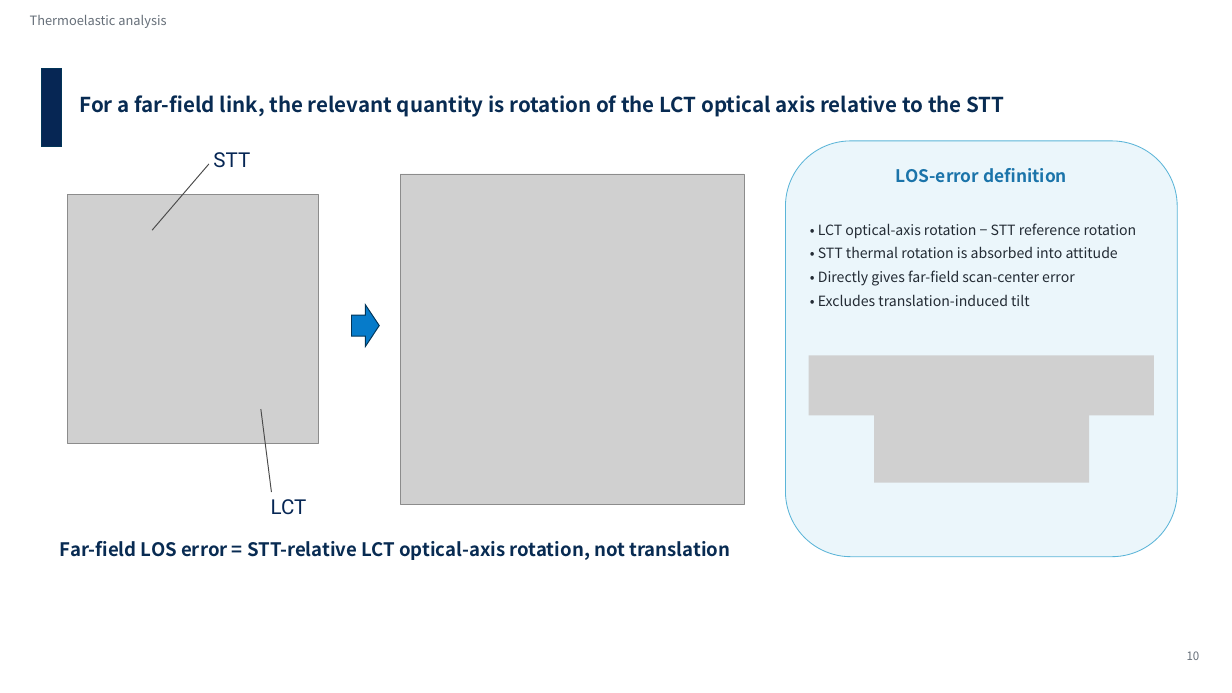
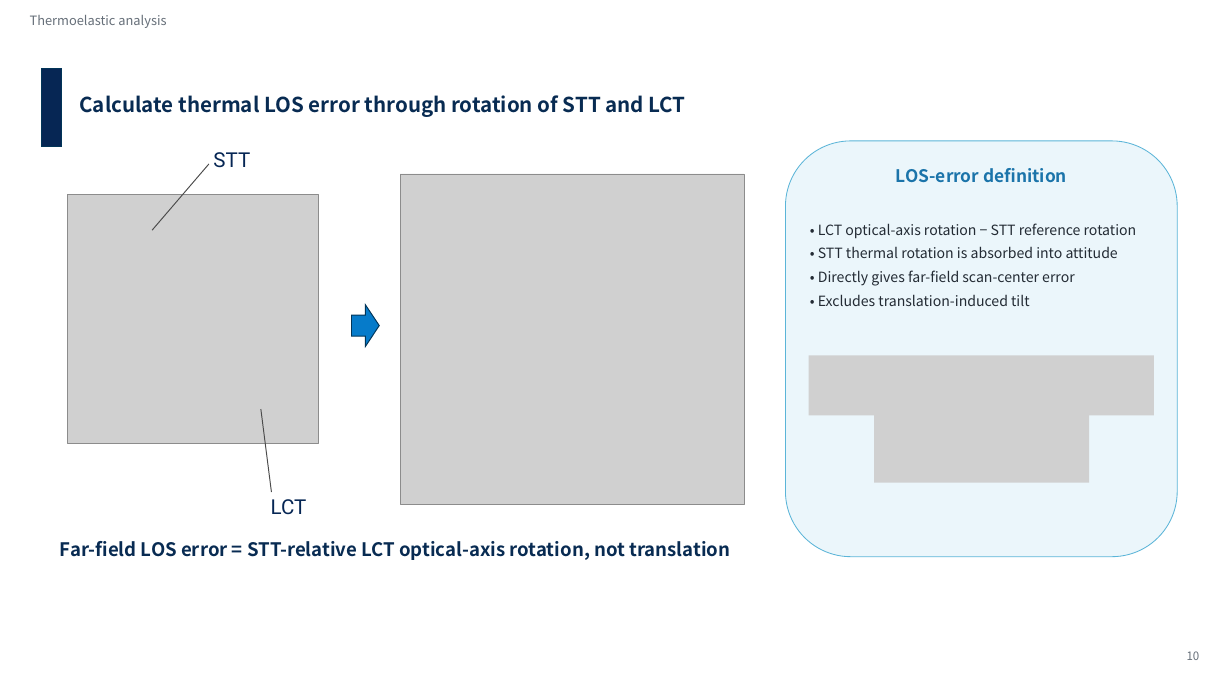
Before and after one commit to Hideki-1029/thermal-deformation-optcomm, a slide deck: slide 11 of papers/ICSO/slides/en_ICSO2026_slides_takamoto.pptx. Drawn at 1232x693 pixels with LibreOffice and Linux fonts; fonts in the diff are those of the drawing; grey boxes stand for pictures; background and template pictures are left out. Boxes give left, top, right and bottom in pixels: in the first picture for what was removed or moved away, otherwise in the second. Text is boxed around its words. In the diff, an @@ line names an element or a change of style, - is before the commit and + after.

```diff
--- a/papers/ICSO/slides/en_ICSO2026_slides_takamoto.pptx
+++ b/papers/ICSO/slides/en_ICSO2026_slides_takamoto.pptx
@@ text at (79, 95, 686, 117): text changed @@
-For a far-field link, the relevant quantity is rotation of the LCT optical axis relative to the STT
+Calculate thermal LOS error through rotation of STT and LCT
```
Also in this commit, not shown: 14 other slides changed, 1 other file.
